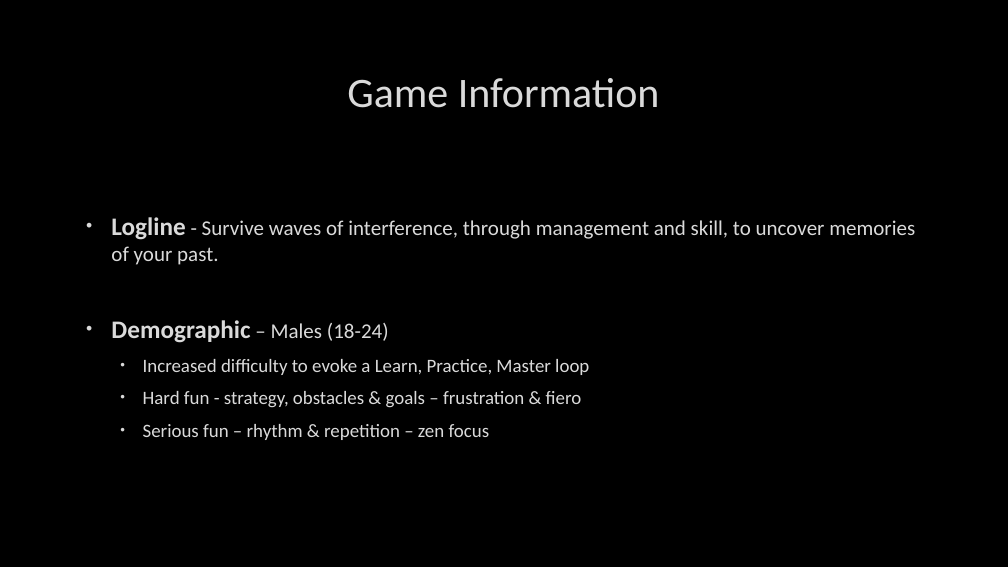
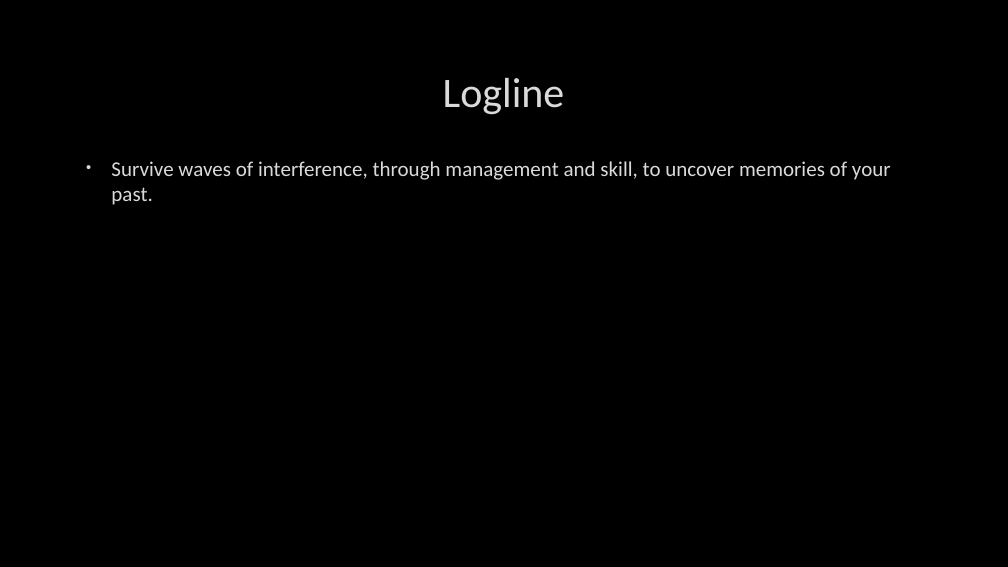
Before and after one commit to UoSGamesGroups/first-semester-l4-5-group-20, a slide deck: slide 2 of Presentations/Group 20 Game Pitch 3 - Final Pitch.pptx. Drawn at 1008x567 pixels with LibreOffice and Linux fonts; fonts in the diff are those of the drawing; background and template pictures are left out. Boxes give left, top, right and bottom in pixels: in the first picture for what was removed or moved away, otherwise in the second. Text is boxed around its words. In the diff, an @@ line names an element or a change of style, - is before the commit and + after.

```diff
--- a/Presentations/Group 20 Game Pitch 3 - Final Pitch.pptx
+++ b/Presentations/Group 20 Game Pitch 3 - Final Pitch.pptx
@@ title at (x1=443, y1=78, x2=565, y2=115): text changed @@
-Game Information
+Logline
@@ text at (x1=111, y1=161, x2=891, y2=205): text changed; size 18 to 20 pt @@
-• Logline - Survive waves of interference, through management and skill, to uncover memories of your past.
-• Demographic – Males (18-24)
-  • Increased difficulty to evoke a Learn, Practice, Master loop
-  • Hard fun - strategy, obstacles & goals – frustration & fiero
-  • Serious fun – rhythm & repetition – zen focus
+• Survive waves of interference, through management and skill, to uncover memories of your past.
```
Also in this commit, not shown: 1 other slide changed, 1 slide added.
